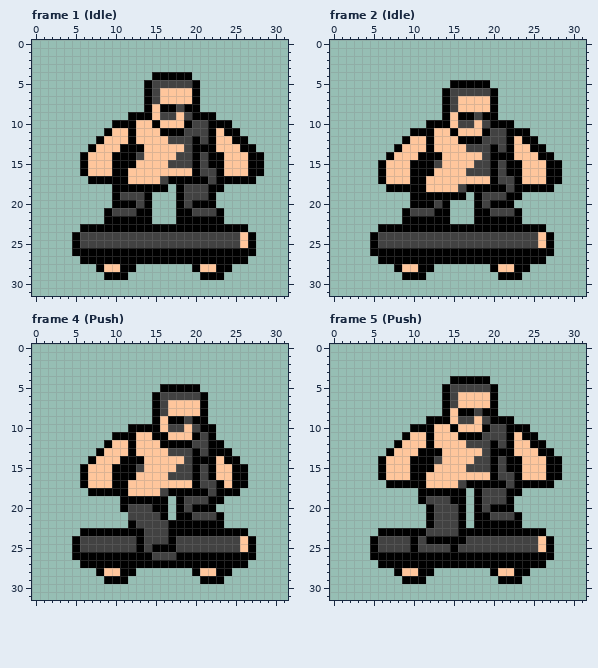
Edited in one commit: pixel-art file (aseprite/skateboard.aseprite). That is the earlier state.
32x32 pixels, 29 frames. Shown: frame 1 (Idle), frame 2 (Idle), frame 4 (Push), frame 5 (Push). The commit also changed other frames, which this record leaves out.
New version:
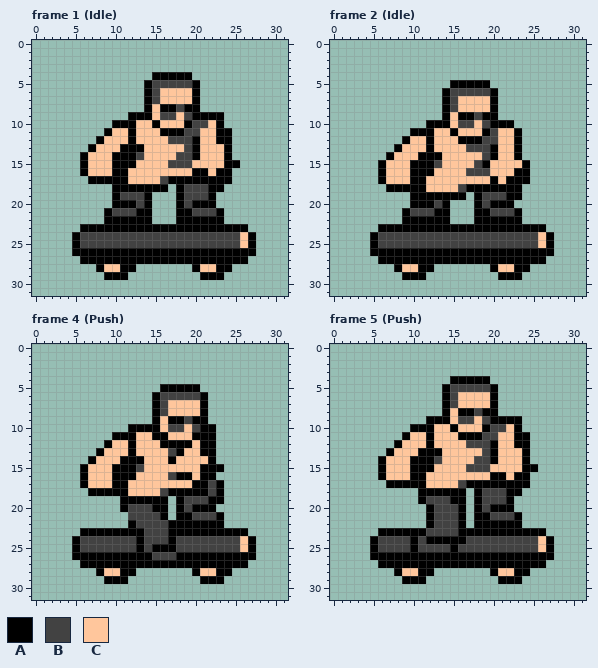
Palette (. is transparent): A #000000  B #424242  C #ffc69c
What changed:
--- frame 1 (Idle), layer "Arms"
@@ x 18..30 @@
  8 BAA..........
- 9 CBAAA........
-10 CABBAAA......
-11 ABBBACAA.....
-12 BBABACCAA....
-13 CBAAACCCAA...
-14 BBABAACCCAA..
-15 BBABAACCCAA..
-16 CCABBACCCAA..
-17 AAAABAAAAA...
+ 9 CBAAAA.......
+10 CABBCA.......
+11 ABBCCAA......
+12 BBACCAA......
+13 CBACCCA......
+14 BBACCCA......
+15 BBCCCCAA.....
+16 CCAACAA......
+17 AAAAAAA......
 18 ABBBAA.......
--- frame 2 (Idle), layer "Arms"
@@ x 17..30 @@
 10 BCBAAA........
-11 CCABBAAA......
-12 AABBBACAA.....
-13 BBBABACCAA....
-14 CCBAAACCCAA...
-15 CBBABAACCCAA..
-16 BBBABAACCCAA..
-17 CCCABBACCCAA..
-18 AAAAABAAAAA...
+11 CCABCCA.......
+12 AABBCCA.......
+13 BBBACCA.......
+14 CCBACCA.......
+15 CBACCCCA......
+16 BBBCCCAA......
+17 CCCACAAA......
+18 AAAAAAA.......
 19 .ABBBAA.......
--- frame 4 (Push)
@@ x 15..28 @@
 10 ACBBCBAA......
-11 AACCCABA......
-12 CAAAABBAA.....
-13 CCBBBABAAA....
-14 CCCCBAAACAA...
-15 CCCBBABACCAA..
-16 CCBBBABACCAA..
-17 CCCCCABBACAA..
-18 CBAAAAABAAA...
+11 AACCCAAA......
+12 CAAAACAA......
+13 CCBACCAA......
+14 CCACCCCA......
+15 CCCCCCAAA.....
+16 CCBAACAA......
+17 CCCCCAABA.....
+18 CBAAAAABA.....
 19 AA.ABBBAA.....
--- frame 5 (Push), layer "Arms": the same change as frame 1 (Idle)
Pixel boxes of the changes (left, top, right, bottom) in both pictures:
changed: (192, 112, 264, 184)
changed: (482, 128, 562, 192)
changed: (168, 432, 248, 496)
changed: (490, 416, 562, 488)
